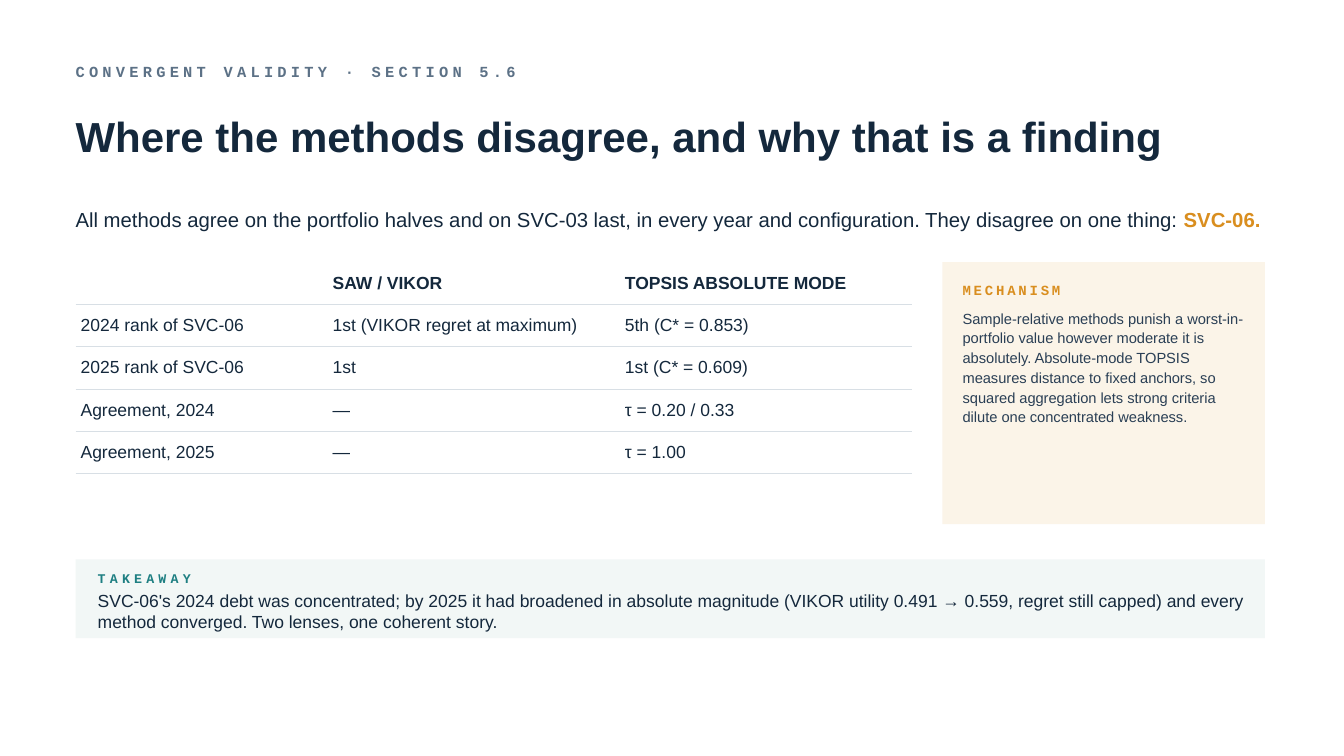
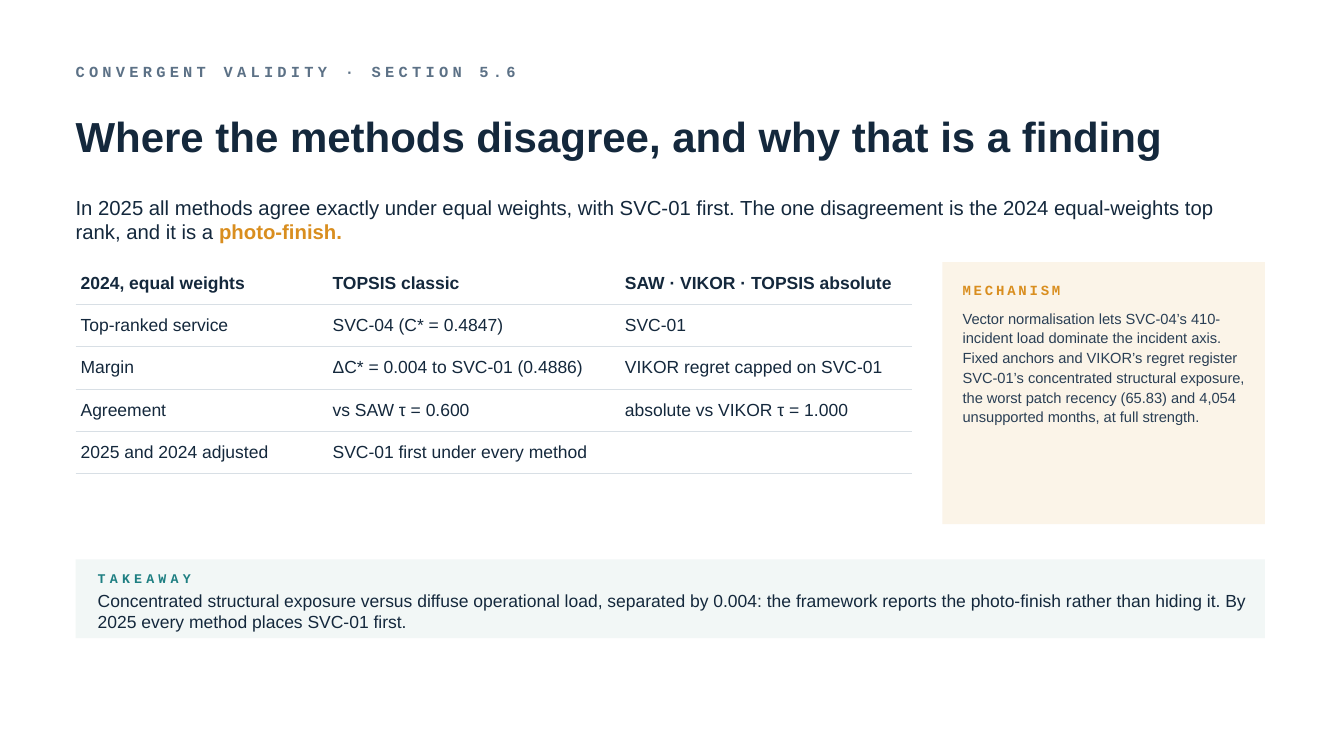
Before and after one commit to TobiZeier/MScProject, a slide deck: slide 11 of presentation/defense.pptx. Drawn at 1344x756 pixels with LibreOffice and Linux fonts; fonts in the diff are those of the drawing. Boxes give left, top, right and bottom in pixels: in the first picture for what was removed or moved away, otherwise in the second. Text is boxed around its words. In the diff, an @@ line names an element or a change of style, - is before the commit and + after.

```diff
--- a/presentation/defense.pptx
+++ b/presentation/defense.pptx
@@ text at [76, 200, 1213, 244]: text changed @@
-All methods agree on the portfolio halves and on SVC-03 last, in every year and configuration. They disagree on one thing: SVC-06.
+In 2025 all methods agree exactly under equal weights, with SVC-01 first. The one disagreement is the 2024 equal-weights top rank, and it is a photo-finish.
@@ table at [76, 262, 912, 474] @@
-row 1:  | SAW / VIKOR | TOPSIS ABSOLUTE MODE
+row 1: 2024, equal weights | TOPSIS classic | SAW · VIKOR · TOPSIS absolute
-row 2: 2024 rank of SVC-06 | 1st (VIKOR regret at maximum) | 5th (C* = 0.853)
+row 2: Top-ranked service | SVC-04 (C* = 0.4847) | SVC-01
-row 3: 2025 rank of SVC-06 | 1st | 1st (C* = 0.609)
+row 3: Margin | ΔC* = 0.004 to SVC-01 (0.4886) | VIKOR regret capped on SVC-01
-row 4: Agreement, 2024 | — | τ = 0.20 / 0.33
+row 4: Agreement | vs SAW τ = 0.600 | absolute vs VIKOR τ = 1.000
-row 5: Agreement, 2025 | — | τ = 1.00
+row 5: 2025 and 2024 adjusted | SVC-01 first under every method | 
@@ borders changed @@
@@ text at [963, 313, 1244, 425]: text changed @@
-Sample-relative methods punish a worst-in-portfolio value however moderate it is absolutely. Absolute-mode TOPSIS measures distance to fixed anchors, so squared aggregation lets strong criteria dilute one concentrated weakness.
+Vector normalisation lets SVC-04’s 410-incident load dominate the incident axis. Fixed anchors and VIKOR’s regret register SVC-01’s concentrated structural exposure, the worst patch recency (65.83) and 4,054 unsupported months, at full strength.
@@ text at [98, 594, 1245, 632]: text changed @@
-SVC-06's 2024 debt was concentrated; by 2025 it had broadened in absolute magnitude (VIKOR utility 0.491 → 0.559, regret still capped) and every method converged. Two lenses, one coherent story.
+Concentrated structural exposure versus diffuse operational load, separated by 0.004: the framework reports the photo-finish rather than hiding it. By 2025 every method places SVC-01 first.
```
Also in this commit, not shown: 10 other slides changed, 24 other files.
